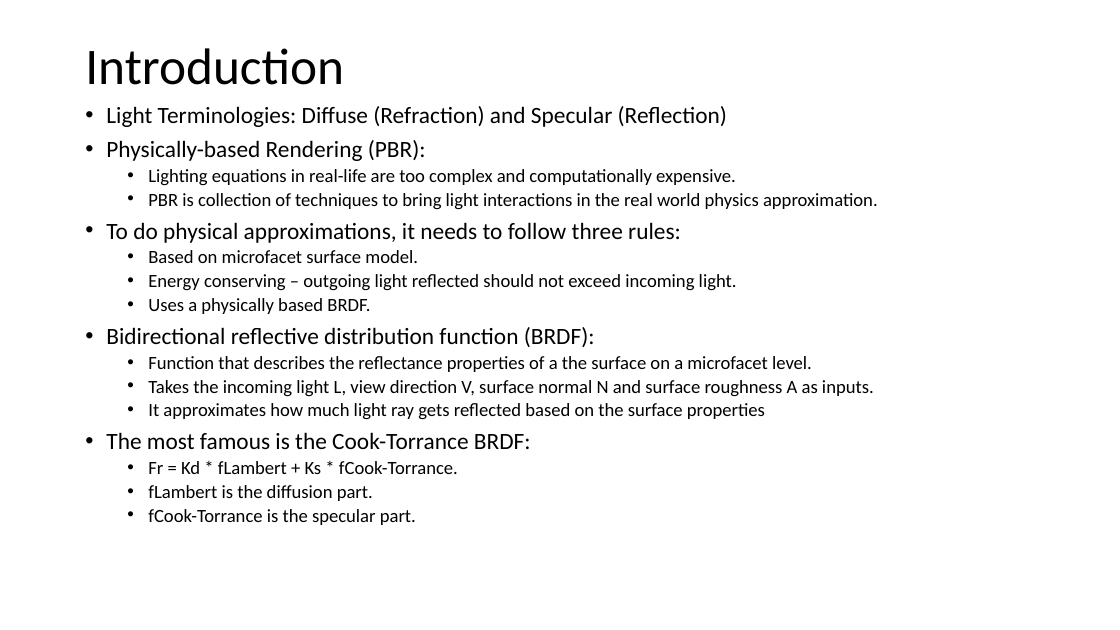
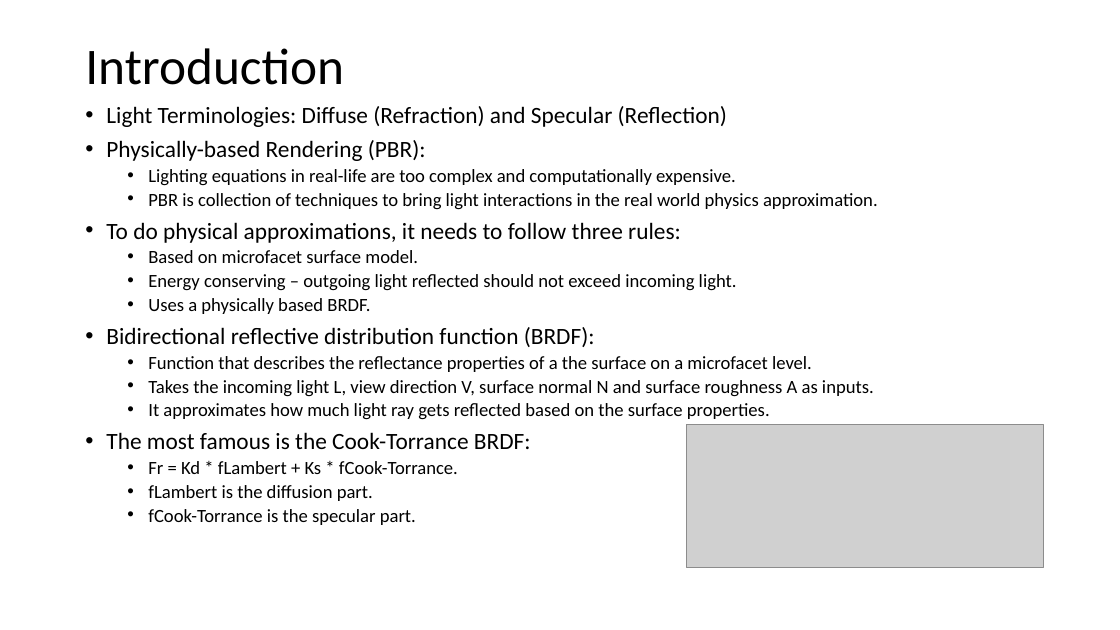
Before and after one commit to JaineshPathak/CSC8599, a slide deck: slide 3 of Docs/Advanced Graphics – Physically Based Rendering.pptx. Drawn at 1120x630 pixels with LibreOffice and Linux fonts; fonts in the diff are those of the drawing; grey boxes stand for pictures. Boxes give left, top, right and bottom in pixels: in the first picture for what was removed or moved away, otherwise in the second. Text is boxed around its words. In the diff, an @@ line names an element or a change of style, - is before the commit and + after.

Commit message:
Add - PPT Changes and Screenshots

```diff
--- a/Docs/Advanced Graphics – Physically Based Rendering.pptx
+++ b/Docs/Advanced Graphics – Physically Based Rendering.pptx
@@ text at <box>148,403,770,420</box>: text changed @@
-  • It approximates how much light ray gets reflected based on the surface properties
+  • It approximates how much light ray gets reflected based on the surface properties.
@@ picture added at <box>686,424,1044,567</box> @@
```
Also in this commit, not shown: 1 other slide changed, 3 slides added, 10 other files.
